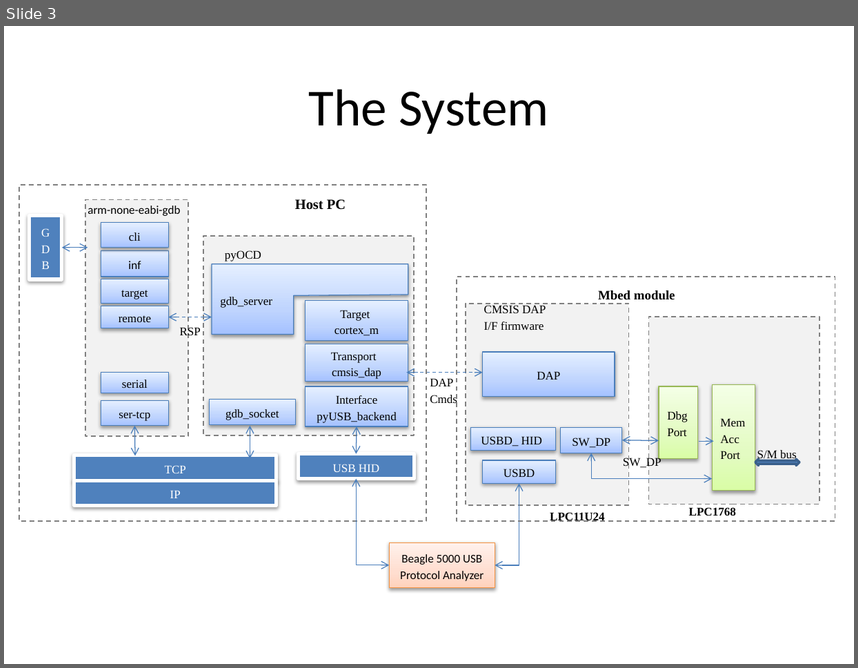
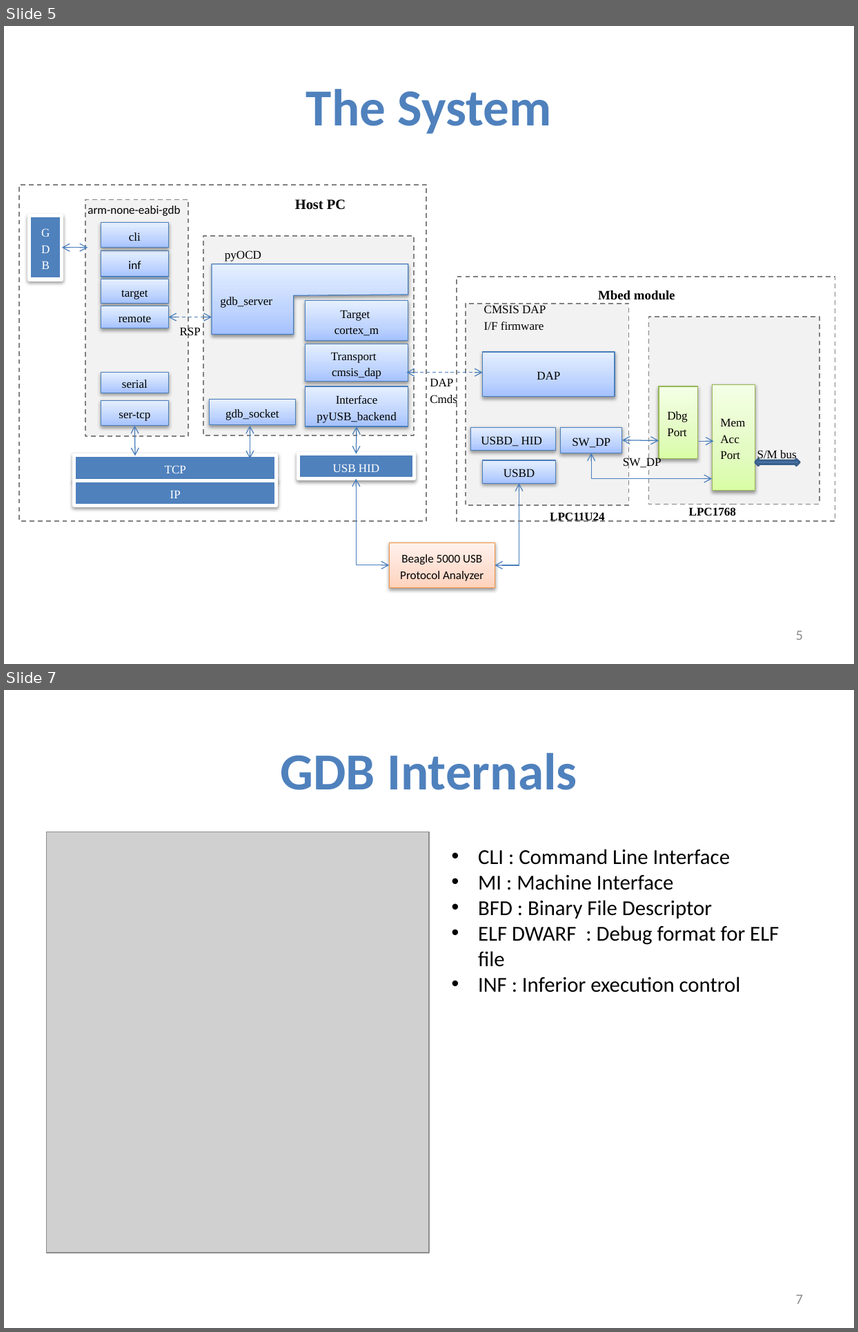
Before and after one commit to kripa15/EmbFW_HW, a slide deck: ThesisReport/StepCommand_ReportPresentation.pptx. Shown one above the other, each under a label of ours: slide 3 before the commit, slides 5 and 7 after it; the slides between them are not shown. The pictures are 858x668 and 858x1332 pixels, drawn with LibreOffice and Linux fonts; fonts in the diff are those of the drawing; grey boxes stand for pictures. Boxes give left, top, right and bottom in pixels: in the first picture for what was removed or moved away, otherwise in the second. Text is boxed around its words. In the diff, an @@ line names an element or a change of style, - is before the commit and + after.

```diff
--- a/ThesisReport/StepCommand_ReportPresentation.pptx
+++ b/ThesisReport/StepCommand_ReportPresentation.pptx
@@ slide 7 added at (4, 690, 854, 1328), background #FFFFFF @@
@@ title added at (281, 753, 577, 790), 44 pt, text #4F81BD, bold @@
+GDB Internals
@@ picture added at (47, 832, 429, 1253) @@
@@ text added at (478, 849, 779, 992), 18 pt, text #000000 @@
+• CLI : Command Line Interface
+• MI : Machine Interface
+• BFD : Binary File Descriptor
+• ELF DWARF : Debug format for ELF file
+• INF : Inferior execution control
@@ page number added at (796, 1294, 803, 1303), 12 pt, text #8C8C8C @@
+7
@@ what was slide 3 is now slide 5 @@
@@ slide 5 changed as well @@
@@ text "The System" at (306, 89, 552, 134): text colour #000000 to #4F81BD, bold on @@
@@ page number added at (796, 630, 803, 639), 12 pt, text #8C8C8C @@
+5
```
Also in this commit, not shown: 10 other slides changed, 10 other slides added, 6 slides removed.
